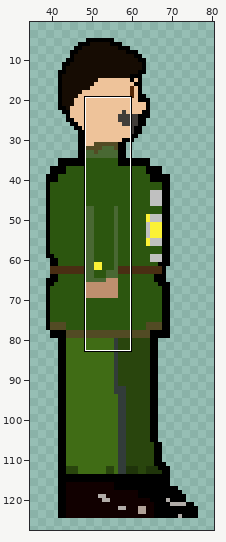
Pixel-art file -- assets/Sprites/Stalin_2.aseprite. The picture above shows the old version from afar; the outline marks the close-up.
Close-up. Before:
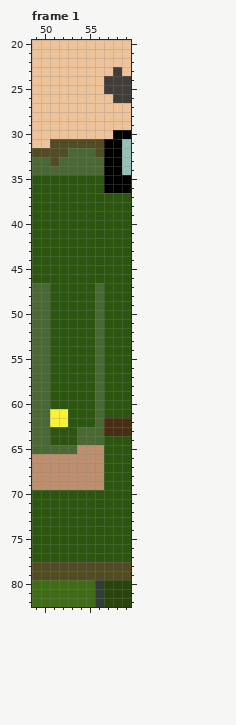
128x128 pixels, 3 frames. Colours within 5 levels of each other are drawn and written as one. Shown: frame 1: x 49..59, y 20..82. The wide view leaves out empty margins. The commit also changed other frames or places, which this record leaves out.
After:
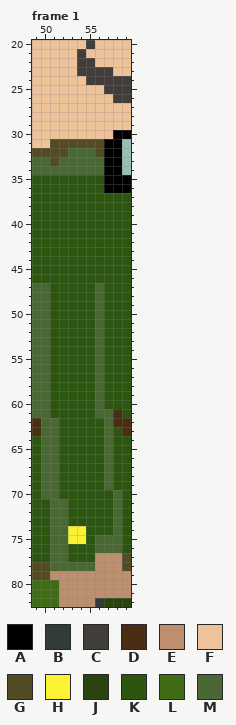
Palette (. is transparent): A #000000  B #323c39  C #413d39  D #492e13  E #be8f6e  F #eec39a  G #524b24  H #fbf236  J #29450d  K #2c560f  L #406c15  M #496833
What changed:
Frame 1:
The edit turns colour F into colour C in row 20 at x 55; in row 21 at x 54; in row 22 at x 54 to 55; in row 23 at x 54 to 57; in row 24 at x 55 to 56.
The edit turns colour K into colour D in row 61 at x 58.
The edit turns colour M into colour D in rows 62 to 63 at x 49.
The edit turns colour B into colour E in rows 80 to 81 at x 56.
The edit turns colour G into colour E in row 78 at x 56 to 58; in row 79 at x 51 to 59.
The edit turns colour J into colour E in rows 80 to 81 at x 57 to 59.
The edit turns colour K into colour E in row 77 at x 56 to 58.
The edit turns colour L into colour E in rows 80 to 82 at x 52 to 55.
The edit turns colour C into colour F in row 23 at x 58.
The edit turns colour K into colour G in row 77 at x 59.
The edit turns colour K into colour H in rows 74 to 75 at x 53 to 54.
The edit turns colour D into colour K in row 63 at x 58.
The edit turns colour E into colour K in row 65 at x 54 to 56; in rows 66 to 69 at x 49 and 52 to 56.
The edit turns colour H into colour K in row 61 at x 51 to 52; in row 62 at x 52.
The edit turns colour M into colour K in row 62 at x 56; in row 63 at x 54 to 56; in row 64 at x 49 and 54 to 56; in row 65 at x 49 and 52 to 53.
The edit turns colour D into colour M in rows 62 to 63 at x 57.
The edit turns colour E into colour M in rows 66 to 69 at x 50 to 51.
The edit turns colour G into colour M in row 78 at x 51 to 55.
The edit turns colour H into colour M in row 62 at x 51.
The edit turns colour K into colour M in row 61 at x 57; in row 63 at x 51; in row 64 at x 51 and 57; in rows 65 to 69 at x 57; in row 70 at x 50 to 51 and 58; in rows 71 to 74 at x 51 to 52 and 58.
The edit turns colour K into colour M in rows 75 to 76 at x 51 to 52 and 56 to 58; in row 77 at x 51 to 52.
